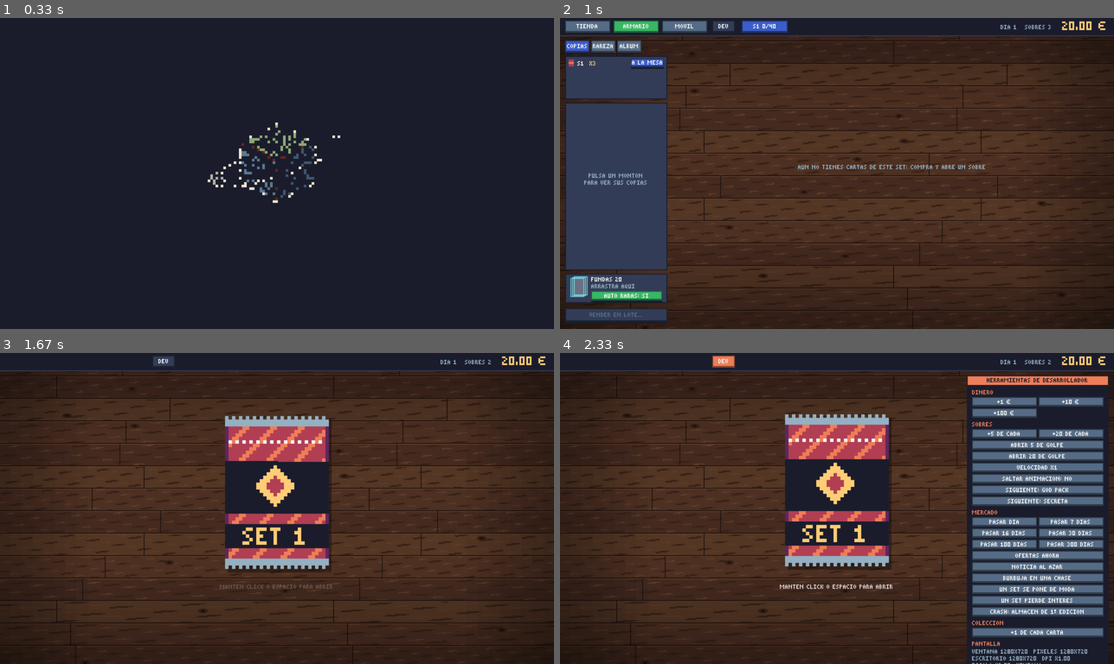
Above: before the commit, frames 1-4 (two rows, left to right).
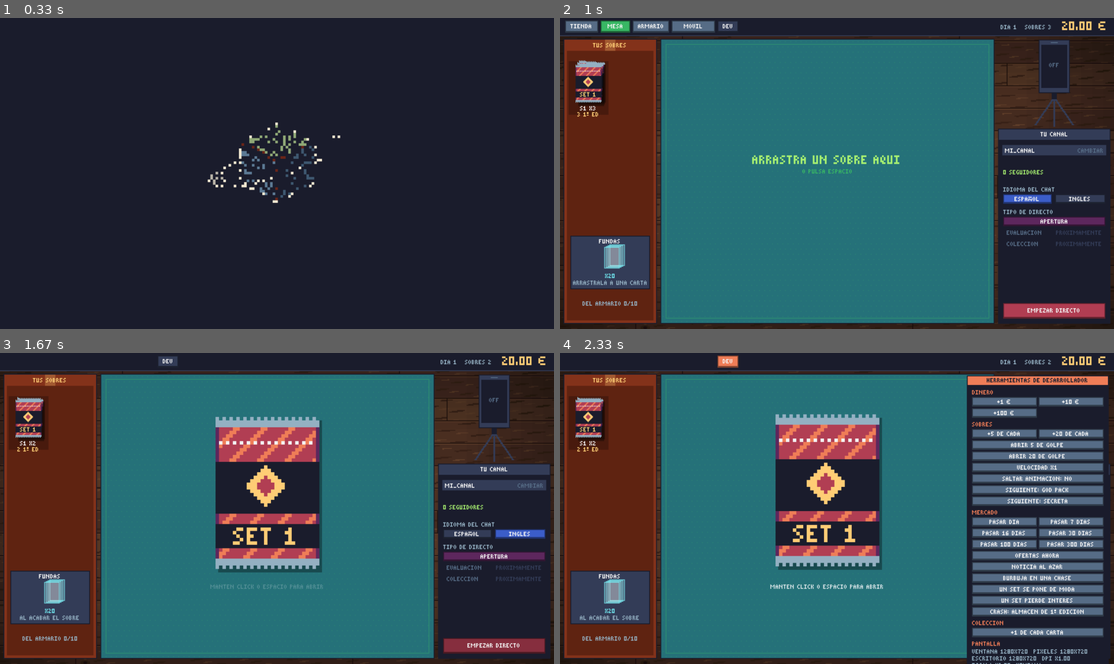
Above: after the commit, the same moments.

Repository: LaCroquetona/one-last-pack
Game: LÖVE game, started from main.lua
The game is run twice, just before and just after one commit, with the same random seed, the same clock (stepped at 60 frames per second) and the same inputs.
Inputs (mouse positions are in pixels of both pictures, inside the frame that each line leads up to):
- Up to frame 1 (0.33 s): no input
- Up to frame 2 (1 s): tap Enter at 0.33 s; press the mouse at (837, 229) at 0.7 s; move the mouse to (853, 164) at 0.8 s; release the mouse at (875, 101) at 0.93 s
- Up to frame 3 (1.67 s): tap Space at 1 s; press the mouse at (520, 533) at 1.37 s; move the mouse to (382, 530) at 1.47 s; release the mouse at (243, 524) at 1.6 s
- Up to frame 4 (2.33 s): press the mouse at (726, 362) at 1.7 s; move the mouse to (781, 455) at 1.8 s; release the mouse at (831, 552) at 1.93 s

Frame 1 is identical in both runs. In frame 2, 83% of the frame differs, in the area x 0-100%, y 0-99%; in frame 3, 75%; in frame 4, 58%.

Commit message:
Lock Android to landscape and bump to v0.7.2

Diff:
--- a/conf.lua
+++ b/conf.lua
@@ -3,7 +3,9 @@
     t.window.title = "One Last Pack"
     t.window.width = 1280
     t.window.height = 720
-    t.window.resizable = true
+    -- en Android solo horizontal: con la ventana redimensionable el movil
+    -- dejaba girar la pantalla a vertical
+    t.window.resizable = love._os ~= "Android"
     t.window.minwidth = 640
     t.window.minheight = 360
     -- tamaños en pixeles reales aunque Windows tenga el escalado al 125% o 150%
--- a/main.lua
+++ b/main.lua
@@ -16,13 +16,15 @@
 local menu = require "src.menu"
 local intro = require "src.firma"
 local escritorio = require "src.escritorio"
+local mesa = require "src.mesa"
+local directo = require "src.directo"
 
 local lg = love.graphics
 
 local ANCHO, ALTO = 640, 360
 local pantalla
 local escena = "intro"
-local escenas = { tienda = tienda, armario = armario, movil = movil, menu = menu }
+local escenas = { tienda = tienda, mesa = mesa, armario = armario, movil = movil, menu = menu }
 local dineroVisto = 0
 
 -- escala para llenar la ventana sin deformar: puede no ser entera (pantallas
@@ -56,11 +58,14 @@
 end
 
 local function bloqueado()
-    return (escena == "apertura" and apertura.bloqueada()) or (escena == "movil" and movil.ocupado())
+    return (escena == "mesa" and apertura.bloqueada()) or (escena == "movil" and movil.ocupado())
 end
 
 function nav.ir(nombre)
     sonido.carga(0)
+    -- el movil del directo es el mismo: si lo coges, se acaba el directo
+    if nombre == "movil" then directo.terminar() end
+    if nombre == "menu" then directo.terminar(true) end
     if escena == "movil" and nombre ~= "movil" then
         -- primero se guarda el movil y luego se cambia de pantalla
         movil.guardar(function() escena = nombre end)
@@ -73,23 +78,24 @@
 function nav.empezar()
     dineroVisto = partida.dinero
     movil.reiniciar()
-    nav.ir("armario")
-end
-
-function nav.abrir(tipoId)
-    local tipo, primera = partida.sacarSobre(tipoId)
-    if not tipo then tipo, primera = partida.sacarSobre() end
-    if not tipo then return end
-    partida.guardar()
-    apertura.empezar(tipo, primera)
-    escena = "apertura"
+    armario.reiniciar()
+    directo.reiniciar()
+    mesa.reiniciar()
+    nav.ir("mesa")
+end
+
+-- los sobres ya solo se abren en la mesa
+function nav.abrir()
+    nav.ir("mesa")
 end
 
 function nav.lote(n)
-    if apertura.lote(n) then escena = "apertura" end
-end
-
+    if apertura.lote(n) then escena = "mesa" end
+end
+
+-- pasar el dia corta el directo
 function nav.pasarDia()
+    directo.terminar()
     movil.pasarDia()
 end
 
@@ -116,6 +122,7 @@
     sonido.preparar()
     escritorio.preparar()
     movil.preparar()
+    mesa.preparar()
     partida.cargar()
     menu.preparar()
     dineroVisto = partida.dinero
@@ -127,13 +134,23 @@
     fx.update(dt)
     dineroVisto = fx.lerp(dineroVisto, partida.dinero, math.min(1, dt * 8))
     partida.update(dt)
+    -- premios por completar sets: aviso, confeti y monedas
+    local premio = table.remove(partida.premiosNuevos, 1)
+    if premio then
+        local texto = "PREMIO: " .. premio.texto .. " +" .. premio.sobres .. " SOBRES"
+        if premio.dinero then texto = texto .. " Y " .. ui.dinero(premio.dinero) end
+        movil.avisar(texto, p.amarillo)
+        fx.confeti(320, 40, 60, 160)
+        sonido.tocar("moneda")
+        partida.guardar()
+    end
     local dtJuego = dt * fx.escalaTiempo()
     if escena == "intro" then
         intro.update(dt)
-    elseif escena == "apertura" then
-        local mantenido = love.mouse.isDown(1) or love.keyboard.isDown("space")
-        apertura.update(dtJuego, mantenido)
-    end
+    elseif escena == "mesa" then
+        mesa.update(dtJuego)
+    end
+    directo.update(dt, escena == "mesa")
     movil.update(dt)
 end
 
@@ -157,12 +174,12 @@
         dev.click(id)
     elseif id == "ir_dev" then
         dev.abierto = not dev.abierto
-    elseif id == "ir_tienda" or id == "ir_armario" or id == "ir_movil" then
+    elseif id == "ir_tienda" or id == "ir_mesa" or id == "ir_armario" or id == "ir_movil" then
         nav.ir(id:sub(4))
     elseif id and id:match("^set_") then
         armario.click(id)
-    elseif escena == "apertura" then
-        if id then apertura.boton(id) else apertura.pulsar() end
+    elseif escena == "mesa" then
+        mesa.presionar(id, mx, my)
     elseif escena == "armario" then
         if not armario.coger(id, mx, my) and id then armario.click(id) end
     elseif id and escenas[escena] then
@@ -174,6 +191,7 @@
     if boton ~= 1 then return end
     movil.soltar()
     armario.acabarBarrido()
+    if escena == "mesa" then mesa.soltar(aJuego(x, y)) end
     if not ui.cogida then return end
     local mx, my = aJuego(x, y)
     armario.soltar(ui.soltar(), mx, my)
@@ -183,6 +201,7 @@
     local mx, my = aJuego(x, y)
     ui.moverRaton(mx, my)
     if escena == "armario" then armario.mover(mx, my) end
+    if escena == "mesa" then mesa.mover(mx, my) end
     if escena == "movil" then movil.arrastrar(mx, my) end
 end
 
@@ -190,9 +209,15 @@
     if escena == "movil" then movil.rueda(y) end
 end
 
-local ORDEN = { "tienda", "armario", "movil" }
+function love.textinput(t)
+    directo.texto(t)
+end
+
+local ORDEN = { "tienda", "mesa", "armario", "movil" }
 
 function love.keypressed(tecla)
+    -- escribiendo el nombre del canal las teclas son letras
+    if directo.tecla(tecla) then return end
     local alt = love.keyboard.isDown("lalt") or love.keyboard.isDown("ralt")
     if tecla == "f11" or (tecla == "return" and alt) then
         nav.alternarPantalla()
@@ -219,10 +244,10 @@
         end
     elseif escena == "menu" then
         return
-    elseif tecla == "d" and escena ~= "apertura" and not bloqueado() then
-        movil.pasarDia()
+    elseif tecla == "d" and not bloqueado() then
+        nav.pasarDia()
     elseif tecla == "space" then
-        if escena == "apertura" then apertura.pulsar() else nav.abrir() end
+        if escena == "mesa" then mesa.espacio() end
     elseif tecla == "tab" and not bloqueado() then
         for i, n in ipairs(ORDEN) do
             if n == escena then
@@ -239,6 +264,7 @@
 end
 
 function love.quit()
+    directo.terminar(true)
     if escena ~= "intro" and escena ~= "menu" then partida.guardarYa() end
 end
 
@@ -249,19 +275,29 @@
     lg.rectangle("fill", 0, 20, ANCHO, 1)
 
     if not bloqueado() then
-        ui.boton("ir_tienda", "TIENDA", 6, 3, 52, 14, escena == "tienda" and p.verde or p.gris)
-        ui.boton("ir_armario", "ARMARIO", 62, 3, 52, 14, escena == "armario" and p.verde or p.gris)
+        ui.boton("ir_tienda", "TIENDA", 6, 3, 38, 14, escena == "tienda" and p.verde or p.gris)
+        ui.boton("ir_mesa", "MESA", 47, 3, 34, 14, escena == "mesa" and p.verde or (directo.activo() and p.rojo or p.gris))
+        ui.boton("ir_armario", "ARMARIO", 84, 3, 42, 14, escena == "armario" and p.verde or p.gris)
         local ofertas = partida.ofertasTotales()
-        ui.boton("ir_movil", ofertas > 0 and ("MÓVIL (" .. ofertas .. ")") or "MÓVIL", 118, 3, 52, 14, escena == "movil" and p.verde or (ofertas > 0 and p.naranja or p.gris))
-    end
-    ui.boton("ir_dev", "DEV", 176, 3, 26, 14, dev.abierto and p.naranja or p.grisosc)
+        ui.boton("ir_movil", ofertas > 0 and ("MÓVIL (" .. ofertas .. ")") or "MÓVIL", 129, 3, 50, 14, escena == "movil" and p.verde or (ofertas > 0 and p.naranja or p.gris))
+        if ui.encima == "ir_movil" and directo.activo() then
+            ui.tooltip("Se acaba el directo", p.rojo, { { "El móvil es el que graba" } })
+        end
+    end
+    ui.boton("ir_dev", "DEV", 182, 3, 24, 14, dev.abierto and p.naranja or p.grisosc)
     if escena == "armario" then armario.pestanas() end
 
     local dinero = ui.dinero(dineroVisto)
     local x = ANCHO - 8 - fuentes.ancho(dinero, 2)
     fuentes.texto(dinero, x, 4, 2, p.amarillo)
     local info = "DÍA " .. mercado.dia() .. "   SOBRES " .. partida.sobresGuardados()
-    fuentes.texto(info, x - 12 - fuentes.ancho(info), 8, 1, p.grisclaro)
+    local ix = x - 12 - fuentes.ancho(info)
+    fuentes.texto(info, ix, 8, 1, p.grisclaro)
+    -- fuera de la mesa se ve que sigues en directo
+    if escena ~= "mesa" and directo.activo() then
+        local cad = "EN DIRECTO " .. directo.espectadores()
+        directo.indicador(ix - 14 - fuentes.ancho(cad) - 7, 8)
+    end
 end
 
 -- primero se amplia con pixeles duros al entero de arriba y luego se reduce
@@ -316,11 +352,7 @@
     local dx, dy = fx.desplazamiento()
     lg.push()
     lg.translate(dx, dy)
-    if escena == "apertura" then
-        apertura.dibujar()
-    else
-        escenas[escena].dibujar()
-    end
+    escenas[escena].dibujar()
     fx.dibujarParticulas()
     lg.pop()
 
--- a/src/menu.lua
+++ b/src/menu.lua
@@ -11,7 +11,7 @@
 
 local menu = {}
 
-local VERSION = "v0.7.0"
+local VERSION = "v0.7.2"
 local abanico = {}
 
 function menu.preparar()
Not shown, changed: CHANGELOG.md
